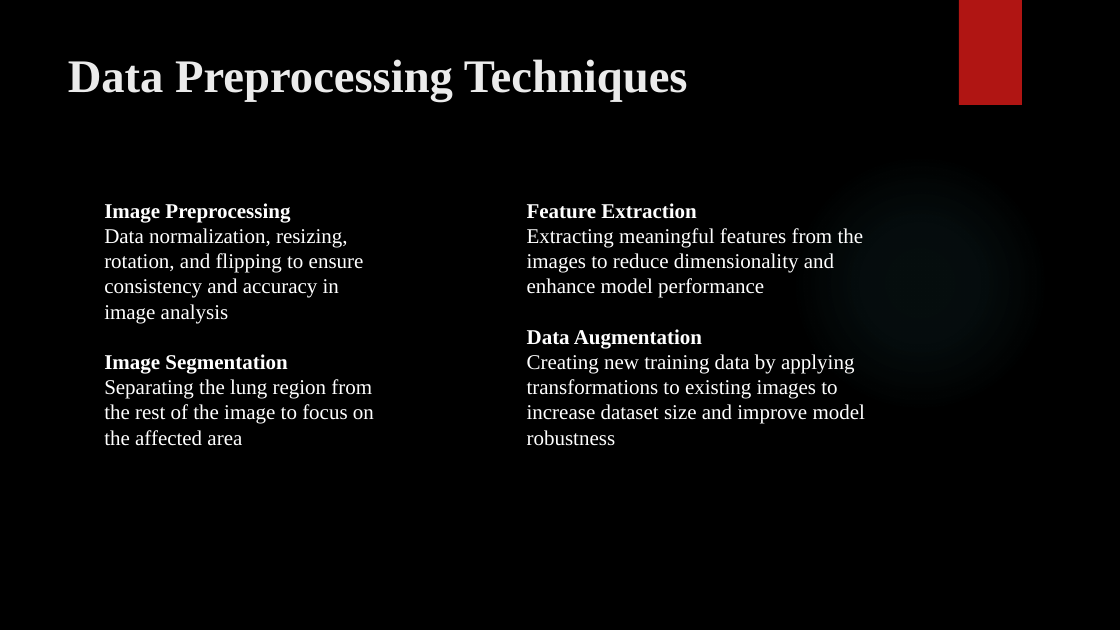
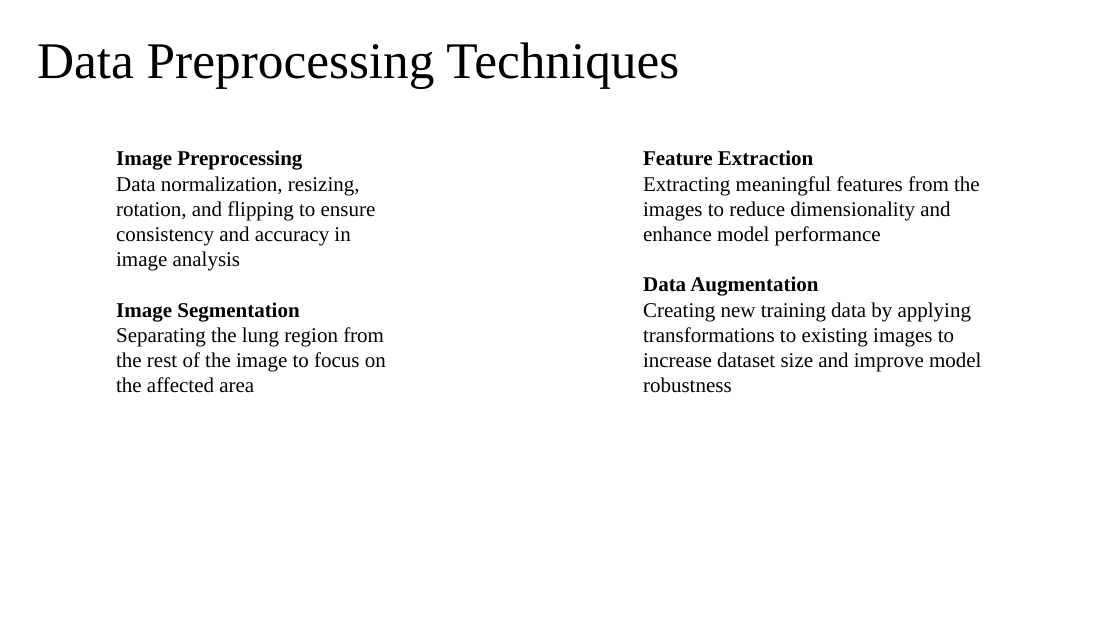
Before and after one commit to SharkyRCC/Covid-19-Classification, a slide deck: slide 9 of Presentation/neural_ppt.pptx. Drawn at 1120x630 pixels with LibreOffice and Linux fonts; fonts in the diff are those of the drawing; background and template pictures are left out. Boxes give left, top, right and bottom in pixels: in the first picture for what was removed or moved away, otherwise in the second. Text is boxed around its words. In the diff, an @@ line names an element or a change of style, - is before the commit and + after.

```diff
--- a/Presentation/neural_ppt.pptx
+++ b/Presentation/neural_ppt.pptx
@@ background picture (left out) to #FFFFFF @@
@@ title "Data Preprocessing Techniques": place and size @@
-title "Data Preprocessing Techniques" at [68,59,688,102]
+title "Data Preprocessing Techniques" at [37,42,679,89]
@@ title "Data Preprocessing Techniques" at [37,42,679,89]: size 40 to 44 pt, text colour #EBEBEB to #000000, bold off; line spacing 1 to 0.9; vertical alignment top to middle @@
@@ rectangle removed at [959,0,1022,105] @@
@@ text "Image Preprocessing": place and size @@
-text "Image Preprocessing" at [104,203,374,446]
+text "Image Preprocessing" at [116,150,386,393]
@@ text "Image Preprocessing" at [116,150,386,393]: text colour #FFFFFF to #000000 @@
@@ text "Feature Extraction" at [643,150,981,393]: text colour #FFFFFF to #000000 @@
@@ text "Feature Extraction": place and size @@
-text "Feature Extraction" at [527,203,865,446]
+text "Feature Extraction" at [643,150,981,393]
@@ ellipse removed at [791,154,1049,413] @@
```
Also in this commit, not shown: 12 other slides changed, 6 slides added, 2 slides removed.
